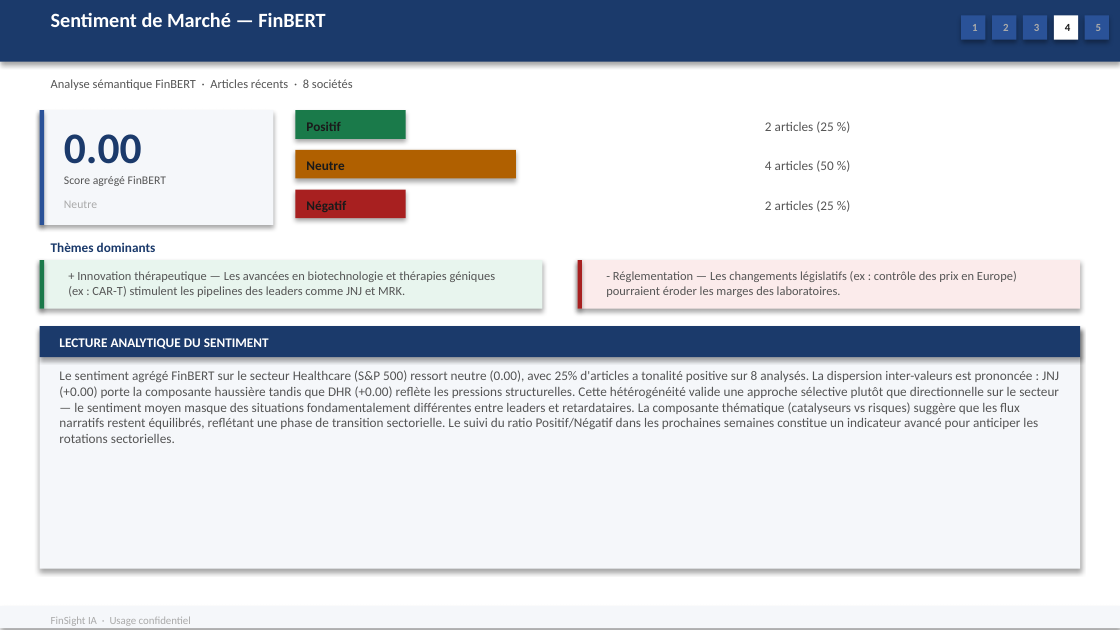
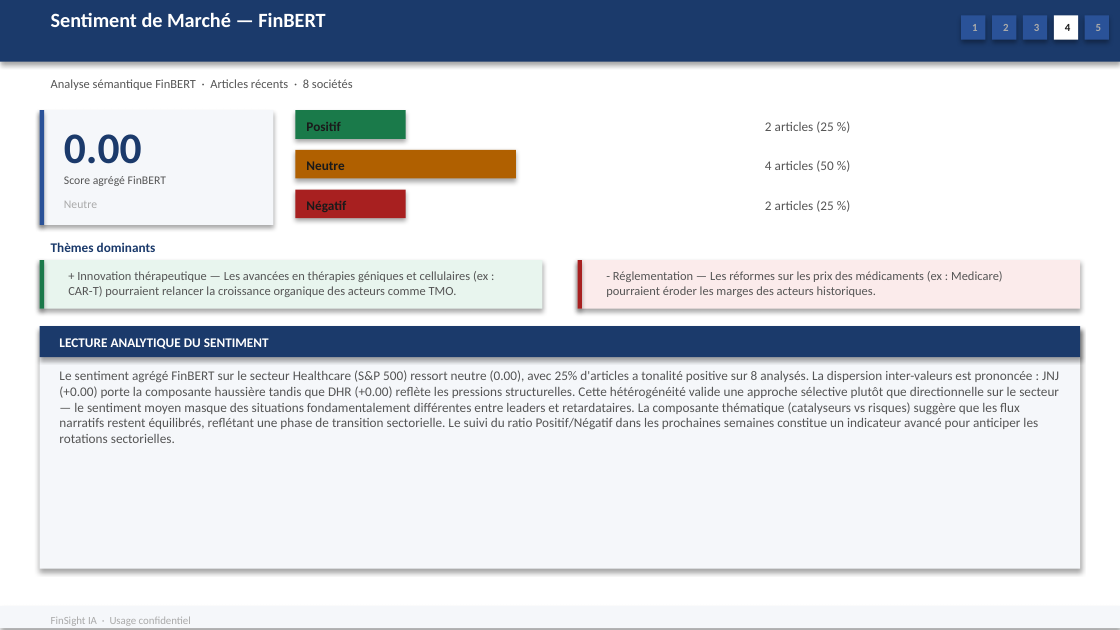
Before and after one commit to baptistejeh07-art/finsight-ia, a slide deck: slide 18 of preview/secteur_Healthcare_S&P_500/secteur_Healthcare_S&P_500.pptx. Drawn at 1120x630 pixels with LibreOffice and Linux fonts; fonts in the diff are those of the drawing. Boxes give left, top, right and bottom in pixels: in the first picture for what was removed or moved away, otherwise in the second. Text is boxed around its words. In the diff, an @@ line names an element or a change of style, - is before the commit and + after.

```diff
--- a/preview/secteur_Healthcare_S&P_500/secteur_Healthcare_S&P_500.pptx
+++ b/preview/secteur_Healthcare_S&P_500/secteur_Healthcare_S&P_500.pptx
@@ text at (68, 271, 488, 297): text changed @@
-+ Innovation thérapeutique — Les avancées en biotechnologie et thérapies géniques (ex : CAR-T) stimulent les pipelines des leaders comme JNJ et MRK.
++ Innovation thérapeutique — Les avancées en thérapies géniques et cellulaires (ex : CAR-T) pourraient relancer la croissance organique des acteurs comme TMO.
@@ text at (606, 271, 1003, 297): text changed @@
-- Réglementation — Les changements législatifs (ex : contrôle des prix en Europe) pourraient éroder les marges des laboratoires.
+- Réglementation — Les réformes sur les prix des médicaments (ex : Medicare) pourraient éroder les marges des acteurs historiques.
```
Also in this commit, not shown: 5 other slides changed, 2 other files.
